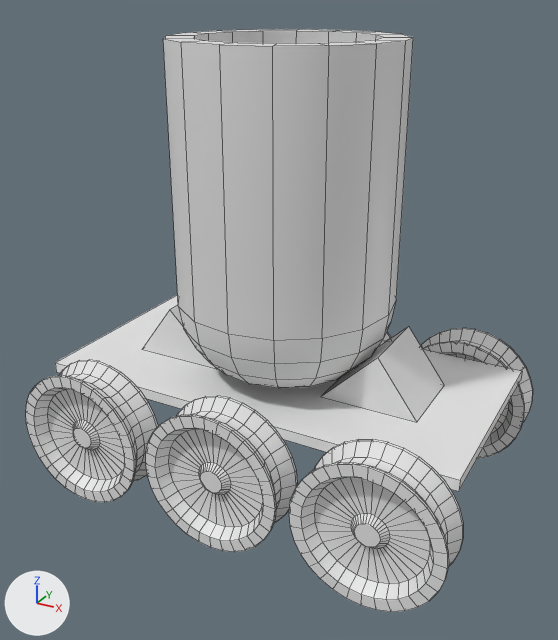
The FBX model Assets/Art/Gun04.fbx as it was, and as the next commit left it.
One viewpoint serves both versions: a 50 mm camera at (3.13, -5.83, 1.5) aimed at (0.02, -0.17, -1.33). Arrows for +X, +Y and +Z are at lower left; the lights stay in place. Mesh edges are drawn as thin lines. Where no turn or scale is listed for an object, it has been applied to the vertices.
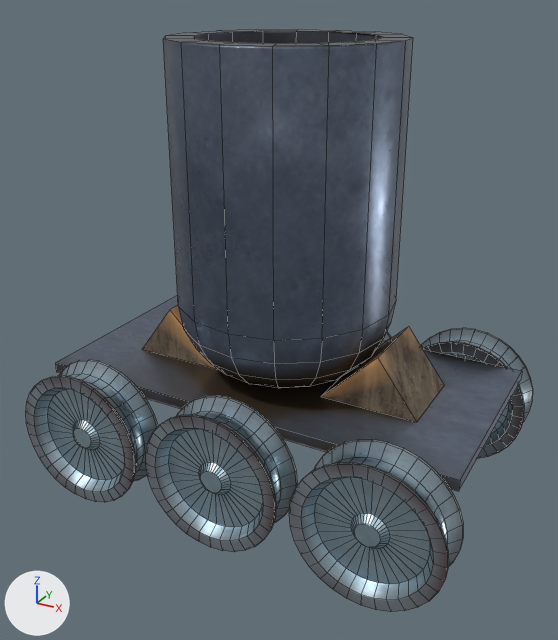
Boxes (x1, y1, x2, y2) around the edits, measured in the pictures (558 x 640 px):
'Cylinder.005', recoloured (grey to blue)
    both: (163, 29, 413, 388)
'Cylinder.008', recoloured, surface changed, reshaped
    both: (289, 439, 463, 612)
'Plane.001', recoloured
    both: (55, 295, 522, 491)
'Cylinder.006', recoloured, surface changed, reshaped
    both: (146, 396, 297, 552)
'Cylinder.007', recoloured, surface changed, reshaped
    both: (26, 360, 158, 502)
'Cylinder.011', recoloured, surface changed
    both: (421, 328, 533, 459)
'Cylinder.009', recoloured, surface changed
    both: (383, 331, 391, 341)
part 1 of me_cylinder_011, surface changed
    before: (421, 328, 533, 459)
    after: (26, 328, 533, 612)
part 2 of me_cylinder_012, recoloured (grey to brown)
    both: (142, 305, 444, 422)

Edits to the bpy script that builds the scene:
```text
Add img_gun04_defaultmaterial_normal_png:
    img_gun04_defaultmaterial_normal_png = load_image('Gun04_DefaultMaterial_Normal.png', '_unpacked/Gun04_DefaultMaterial_Normal.png', 1024, 1024, 'Non-Color')
Add img_gun04_defaultmaterial_basecolor_png:
    img_gun04_defaultmaterial_basecolor_png = load_image('Gun04_DefaultMaterial_BaseColor.png', '_unpacked/Gun04_DefaultMaterial_BaseColor.png', 1024, 1024, 'sRGB')
Add img_gun04_defaultmaterial_metallic_png:
    img_gun04_defaultmaterial_metallic_png = load_image('Gun04_DefaultMaterial_Metallic.png', '_unpacked/Gun04_DefaultMaterial_Metallic.png', 1024, 1024, 'Non-Color')
Add img_gun04_defaultmaterial_emissive_png:
    img_gun04_defaultmaterial_emissive_png = load_image('Gun04_DefaultMaterial_Emissive.png', '_unpacked/Gun04_DefaultMaterial_Emissive.png', 1024, 1024, 'sRGB')
Add img_gun04_defaultmaterial_roughness_png:
    img_gun04_defaultmaterial_roughness_png = load_image('Gun04_DefaultMaterial_Roughness.png', '_unpacked/Gun04_DefaultMaterial_Roughness.png', 1024, 1024, 'Non-Color')
Add mat_base04:
    mat_base04 = bpy.data.materials.new('Base04')
    # uses the picture img_gun04_defaultmaterial_basecolor_png
    # uses the picture img_gun04_defaultmaterial_emissive_png
    # uses the picture img_gun04_defaultmaterial_metallic_png
    # uses the picture img_gun04_defaultmaterial_normal_png
    # uses the picture img_gun04_defaultmaterial_roughness_png
Change me_cylinder_005:
    where me_cylinder_005.from_pydata(...)  # 144 vertices, 130 faces; spans x -1.0..1.0, y -1.0..1.0, z -1.89..1.09
    add me_cylinder_005.materials.append(mat_base04)
Change me_cylinder_012:
    used by ob_cylinder_012; location = (0.0, 0.0, -1.89)
    remove me_cylinder_012.from_pydata(...)  # 12 vertices, 10 faces; spans x -1.44..1.44, y -0.37..0.37, z 0.0..0.51
    add me_cylinder_012.from_pydata(...)  # 12 vertices, 8 faces; spans x -1.44..1.44, y -0.37..0.37, z 0.0..0.51
    me_cylinder_012 part 2: 8 faces spanning x -1.44..1.44, y -0.37..0.37, z 0.0..0.51 switch from no material to mat_base04
Change me_cylinder_011:
    where me_cylinder_011.from_pydata(...)  # 448 vertices, 418 faces; spans x -1.0..1.0, y -1.0..1.0, z -1.0..1.0
    used by ob_cylinder_011; location = (1.42, 1.19, -2.38); rotation_euler = (1.571, 0.0, 0.0), in degrees (90, 0, 0); scale = (0.647, 0.647, 0.194)
    me_cylinder_011 part 1: texture (UV) coordinates of 418 of 418 faces, centred in x -0.99..0.99, y -0.99..0.99, z -1.0..1.0, changed; they spanned u 0.0..1.0, v 0.01..1.0 and now span u 0.0..0.49, v 0.0..0.9
    add me_cylinder_011.materials.append(mat_base04)
Change me_plane_025:
    where me_plane_025.from_pydata(...)  # 8 vertices, 6 faces; spans x -2.0..2.0, y -1.0..1.0, z -0.1..0.0
    add me_plane_025.materials.append(mat_base04)
Change ob_cylinder_007:
    ob_cylinder_007: bpy.data.objects.new('Cylinder.007', me_cylinder_006) -> bpy.data.objects.new('Cylinder.007', me_cylinder_011)
Change ob_cylinder_006:
    ob_cylinder_006: bpy.data.objects.new('Cylinder.006', me_cylinder_006) -> bpy.data.objects.new('Cylinder.006', me_cylinder_011)
Change ob_cylinder_008:
    ob_cylinder_008: bpy.data.objects.new('Cylinder.008', me_cylinder_008) -> bpy.data.objects.new('Cylinder.008', me_cylinder_011)
```
